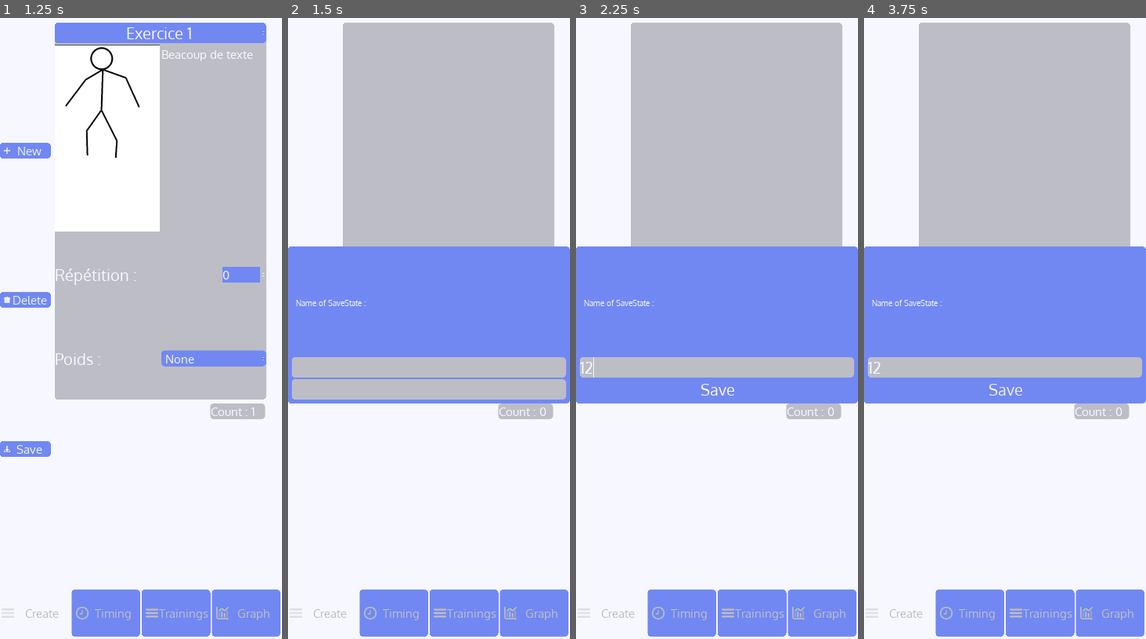
Above: before the commit, frames 1-4 (left to right).
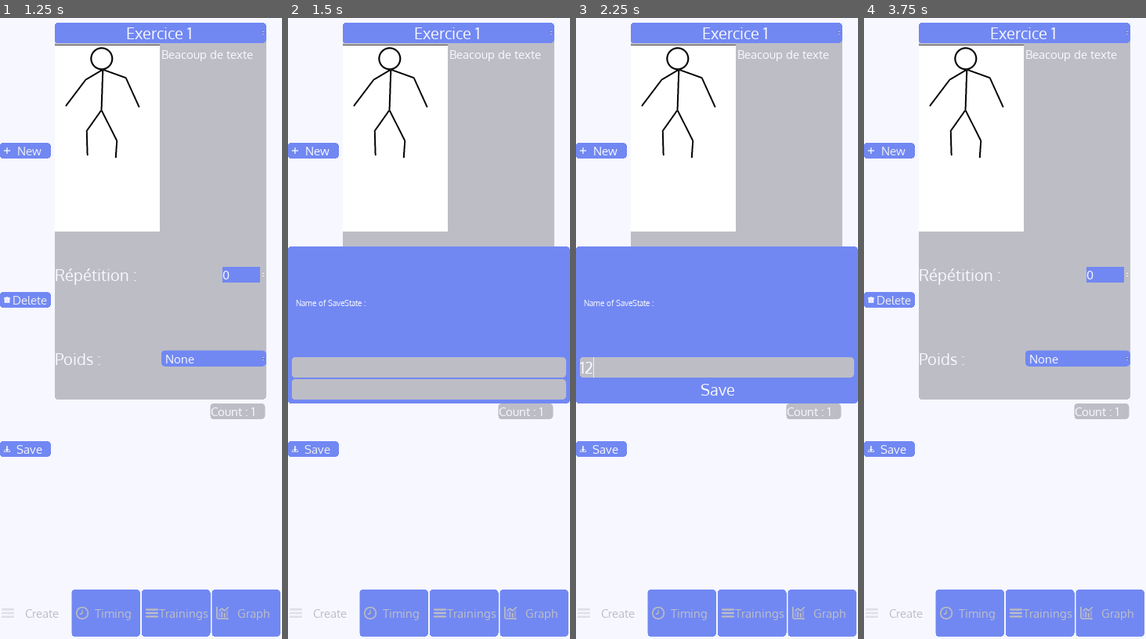
Above: after the commit, the same moments.

Repository: valexand-ulb/Muscle-App
Game: Godot game, scene res://Scenes/App.tscn
Two runs of this game, one before a commit and one after it. Both use one fixed random seed, a clock stepped at 60 frames per second and the inputs below.
Inputs (mouse positions are in pixels of both pictures, inside the frame that each line leads up to):
- Up to frame 1 (1.25 s): click "New" at 0.5 s
- Up to frame 2 (1.5 s): click "Save" at 1.25 s
- Up to frame 3 (2.25 s): click (717, 365) at 2.02 s; type "12" at 2.1 s
- Up to frame 4 (3.75 s): click "Save" at 2.75 s; click "New" at 3.5 s

Frame 1 is identical in both runs. In frame 2, 15% of the frame differs, in the area x 0-95%, y 0-71%; in frame 3, 15%; in frame 4, 37%, in the area x 0-100%, y 0-71%.

Commit message:
saving fonctionnal

Diff:
--- a/Scenes/GUI.tscn
+++ b/Scenes/GUI.tscn
@@ -100,6 +100,7 @@
 [node name="PopUpSave" parent="TabContainer/Create" instance=ExtResource( 11 )]
 margin_top = 600.0
 margin_bottom = -600.0
+vbox_node = ""
 
 [node name="Timing" type="Panel" parent="TabContainer"]
 visible = false
--- a/Scenes/PopUpSave.tscn
+++ b/Scenes/PopUpSave.tscn
@@ -9,7 +9,6 @@
 font_data = ExtResource( 2 )
 
 [node name="Control" type="WindowDialog"]
-visible = true
 anchor_right = 1.0
 anchor_bottom = 1.0
 margin_top = 750.0
@@ -52,3 +51,4 @@
 text = "Save"
 
 [connection signal="text_changed" from="MarginContainer/VBoxContainer/LineEdit" to="." method="_on_LineEdit_text_changed"]
+[connection signal="pressed" from="MarginContainer/VBoxContainer/Button" to="." method="_on_Button_pressed"]
--- a/Scripts/CardContainer.gd
+++ b/Scripts/CardContainer.gd
@@ -1,6 +1,6 @@
 extends VBoxContainer
 
-var save_path = "res://Saves/save.dat"
+var save_path = "res://Saves/"
 var has_del_button : bool = 0
 var has_save_button : bool = 0
 var n_of_card  : int = 0
@@ -19,7 +19,7 @@
 # count label
 onready var count_label = get_node("../../CountLabel")
 
-func _fetch_and_save_all_data(save_name : String):
+func fetch_and_save_all_data(save_name : String):
 	var save_dict : Dictionary = {}
 	var cards_dict : Dictionary = {}
 	var card_name : String = "card_"
@@ -34,14 +34,18 @@
 		card_count += 1
 
 	save_dict[save_name] ={
-			"card": cards_dict
+			"cards": cards_dict
 	}
 
 	var file = File.new()
-	print(save_dict)
-	if file.open(save_path, File.WRITE) == OK:
+
+	if file.open(save_path + save_name + ".dat", File.WRITE) == OK:
 		file.store_var(save_dict)
 		file.close()
+
+	_delete_all_children()
+	modif_label_count()
+	popup_window.visible=0
 
 func _set_buttons_visible():
 	delete_button.visible=1
@@ -60,7 +64,7 @@
 		child.free()
 	_set_buttons_invisible()
 
-func _modif_label_count():
+func modif_label_count():
 	# Modification du label
 	count_label.text = "Count : " + str(n_of_card)
 
@@ -74,7 +78,7 @@
 		_set_buttons_visible()
 
 	n_of_card +=1
-	_modif_label_count()
+	modif_label_count()
 
 func _on_Delete_pressed():
 	var children_list = get_children()
@@ -84,16 +88,16 @@
 	children_list[current_card].free()
 
 	n_of_card -= 1
-	_modif_label_count()
+	modif_label_count()
 
 func _on_Save_pressed():
 	popup_window.visible = 1
-	_fetch_and_save_all_data('test')
+	#_fetch_and_save_all_data('test')
 
-	_delete_all_children()
+	#_delete_all_children()
 
 	n_of_card = 0
-	_modif_label_count()
+	#_modif_label_count()
 
 func _on_ScrollContainer_gui_input(event):
 	if not event.is_action_released("ui_touch"):
--- a/Scripts/GUI.gd
+++ b/Scripts/GUI.gd
@@ -11,6 +11,9 @@
 onready var delete_button = get_node("TabContainer/Create/ButtonBox/Delete")
 onready var save_button = get_node("TabContainer/Create/ButtonBox/Save")
 
+# popup
+onready var popup_window = get_node("TabContainer/Create/PopUpSave")
+
 func _ready():
 	# bouton initials appuyé
 	create_tab.disabled = 1
@@ -18,6 +21,9 @@
 	# boutons invisibles
 	delete_button.visible = 0
 	save_button.visible = 0
+
+	# connect vbox to popup
+	popup_window.vbox_node = get_node("TabContainer/Create/ScrollContainer/VBoxContainer")
 
 func _enable_other_button(idx : int):
 	var button_names = ["Create", "Timing", "Trainings", "Graph"]
--- a/Scripts/PopUpSave.gd
+++ b/Scripts/PopUpSave.gd
@@ -1,7 +1,9 @@
 extends WindowDialog
 
+export var vbox_node = ""
+
 onready var save_button = get_node("MarginContainer/VBoxContainer/Button")
-onready var line_edit = get_node("MarginContainer/VBoxContainer/Button")
+onready var line_edit = get_node("MarginContainer/VBoxContainer/LineEdit")
 # Declare member variables here. Examples:
 # var a = 2
 # var b = "text"
@@ -16,3 +18,8 @@
 	save_button.disabled = 0
 	if ! new_text :
 		save_button.disabled= 1
+
+
+
+func _on_Button_pressed():
+	vbox_node.fetch_and_save_all_data(line_edit.get_text())
Binary file removed: Saves/save.dat
Binary file added: Saves/test1.dat
Binary file added: Saves/test2.dat
